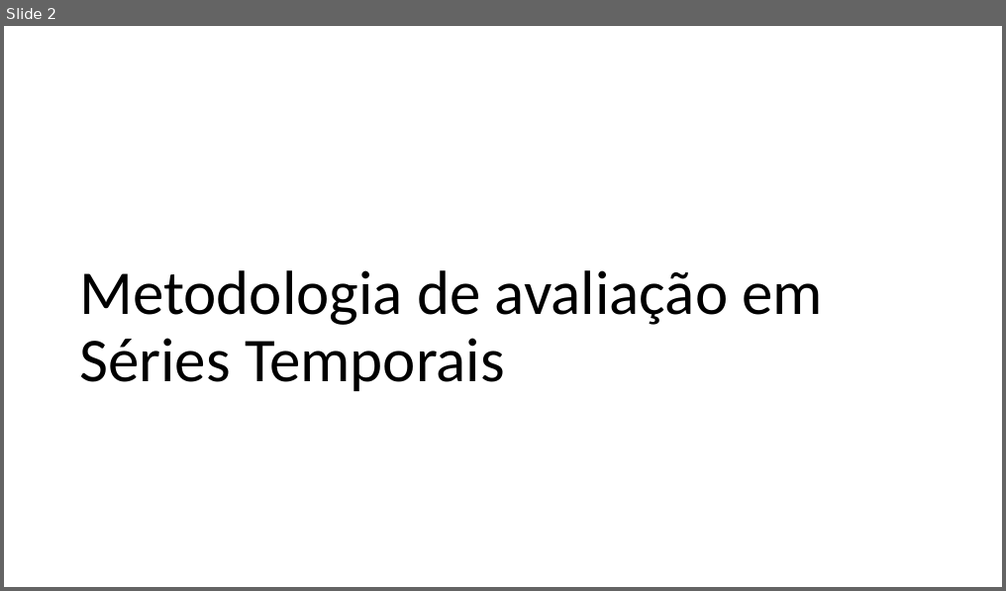
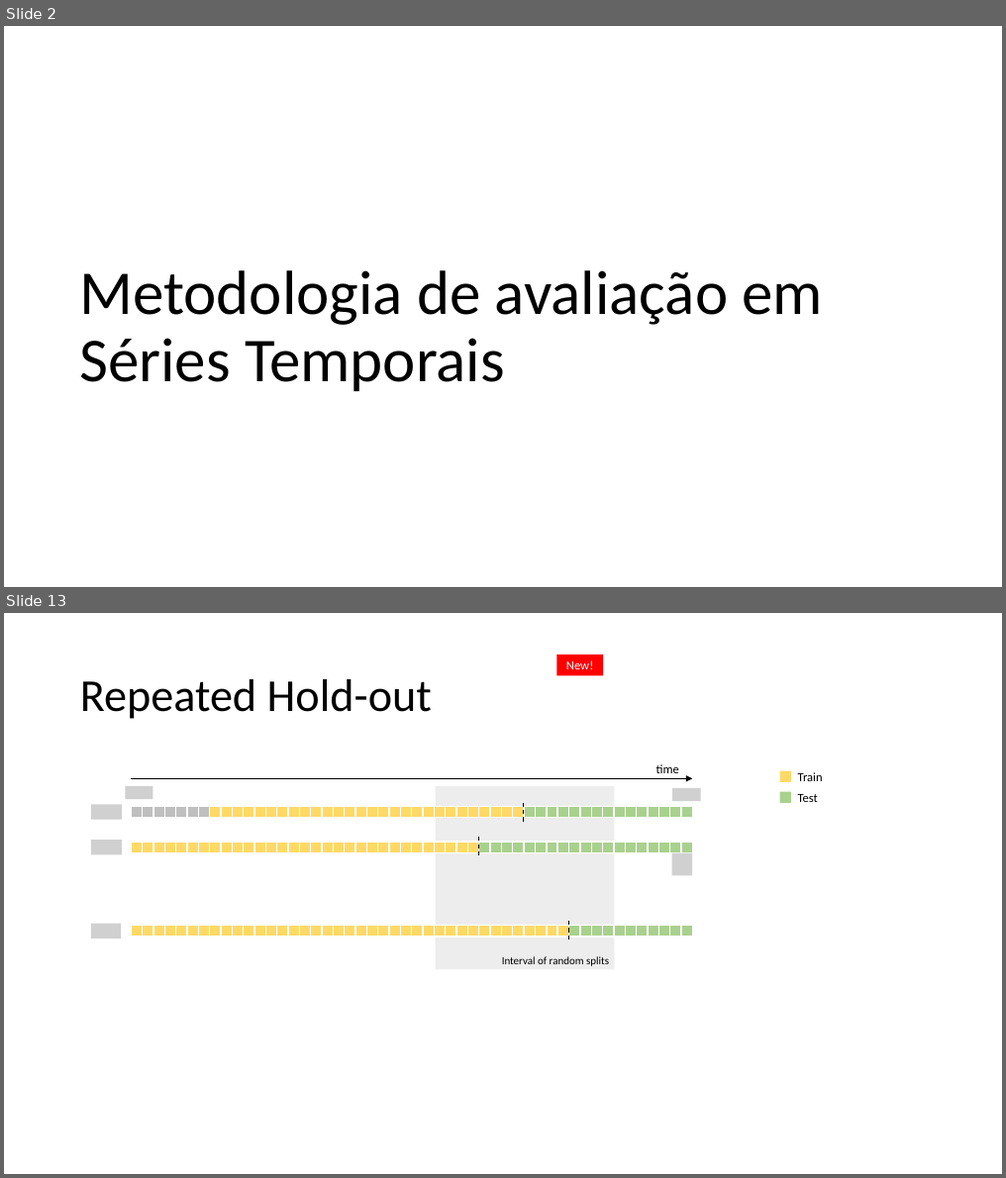
Before and after one commit to MiguelLoureiro98/timecave, a slide deck: papers/.ppt/TimeSeriesCV_15032024.pptx. Shown one above the other, each under a label of ours: slide 2 before the commit, slides 2 and 13 after it; the slides between them are not shown. The pictures are 1006x591 and 1006x1178 pixels, drawn with LibreOffice and Linux fonts; fonts in the diff are those of the drawing; grey boxes stand for pictures; background and template pictures are left out. Boxes give left, top, right and bottom in pixels: in the first picture for what was removed or moved away, otherwise in the second. Text is boxed around its words. In the diff, an @@ line names an element or a change of style, - is before the commit and + after.

```diff
--- a/papers/.ppt/TimeSeriesCV_15032024.pptx
+++ b/papers/.ppt/TimeSeriesCV_15032024.pptx
@@ slide 13 added at <box>4,613,1002,1174</box>, background #FFFFFF @@
@@ rectangle added at <box>557,655,604,675</box>, fill #FF0000, 12 pt, text #FFFFFF @@
+New!
@@ title added at <box>80,679,432,719</box>, 44 pt, text #000000 @@
+Repeated Hold-out
@@ picture added at <box>126,786,152,799</box> @@
@@ arrow added from (132, 778) to (693, 778), #000000 1.5 pt @@
@@ rectangle added at <box>436,786,614,969</box>, fill #EDEDED @@
@@ text added at <box>656,764,679,773</box>, 12 pt, text #000000 @@
+time
@@ picture added at <box>672,788,701,802</box> @@
@@ rectangle added at <box>780,771,792,782</box>, fill #FFD966 @@
@@ text added at <box>798,772,823,781</box>, 12 pt, text #000000 @@
+Train
@@ picture added at <box>91,805,122,820</box> @@
@@ table added at <box>132,806,693,817</box>, 1 rows, 50 columns @@
+ |  |  |  |  |  |  |  |  |  |  |  |  |  |  |  |  |  |  |  |  |  |  |  |  |  |  |  |  |  |  |  |  |  |  |  |  |  |  |  |  |  |  |  |  |  |  |  |  | 
@@ line added from (524, 803) to (524, 825), #000000 1 pt dashed @@
@@ rectangle added at <box>780,792,792,803</box>, fill #A9D18E @@
@@ text added at <box>798,794,818,802</box>, 12 pt, text #000000 @@
+Test
@@ picture added at <box>91,840,122,855</box> @@
@@ table added at <box>132,842,693,854</box>, 1 rows, 50 columns @@
+ |  |  |  |  |  |  |  |  |  |  |  |  |  |  |  |  |  |  |  |  |  |  |  |  |  |  |  |  |  |  |  |  |  |  |  |  |  |  |  |  |  |  |  |  |  |  |  |  | 
@@ line added from (479, 837) to (479, 859), #000000 1 pt dashed @@
@@ picture added at <box>672,854,692,875</box> @@
@@ picture added at <box>91,924,121,939</box> @@
@@ table added at <box>132,926,693,937</box>, 1 rows, 50 columns @@
+ |  |  |  |  |  |  |  |  |  |  |  |  |  |  |  |  |  |  |  |  |  |  |  |  |  |  |  |  |  |  |  |  |  |  |  |  |  |  |  |  |  |  |  |  |  |  |  |  | 
@@ line added from (568, 921) to (568, 943), #000000 1 pt dashed @@
@@ text added at <box>502,957,609,966</box>, 10.5 pt, text #000000 @@
+Interval of random splits
```
Also in this commit, not shown: 2 slides changed, 21 other slides added, 5 slides removed, 9 other files.
